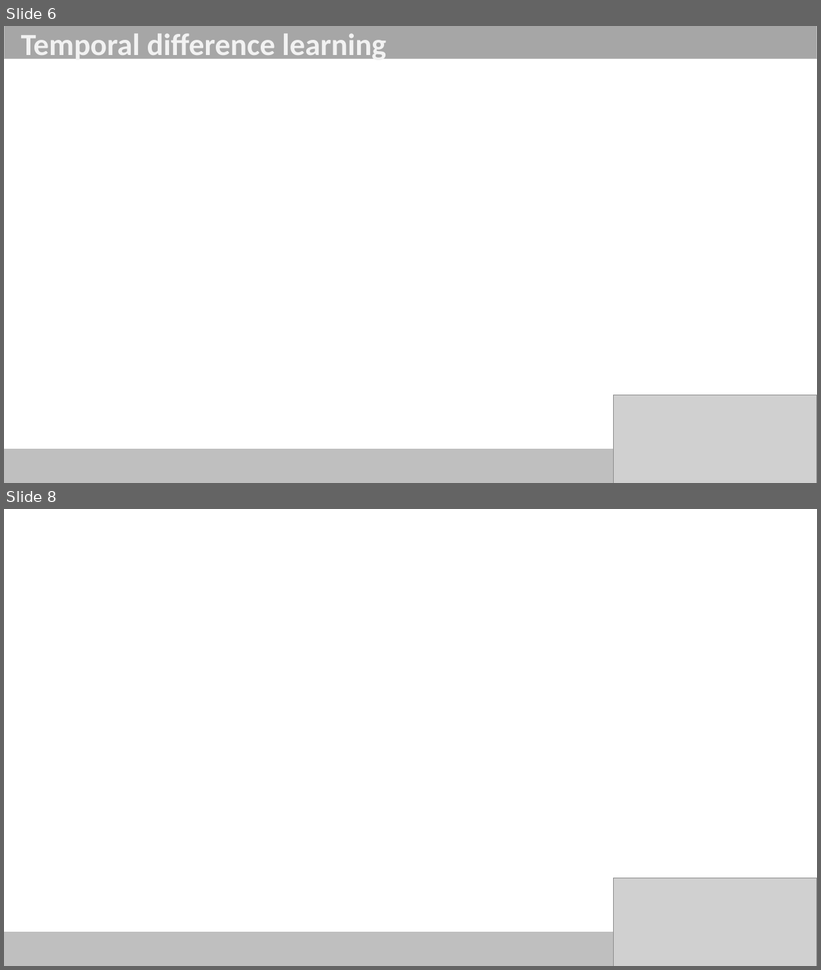
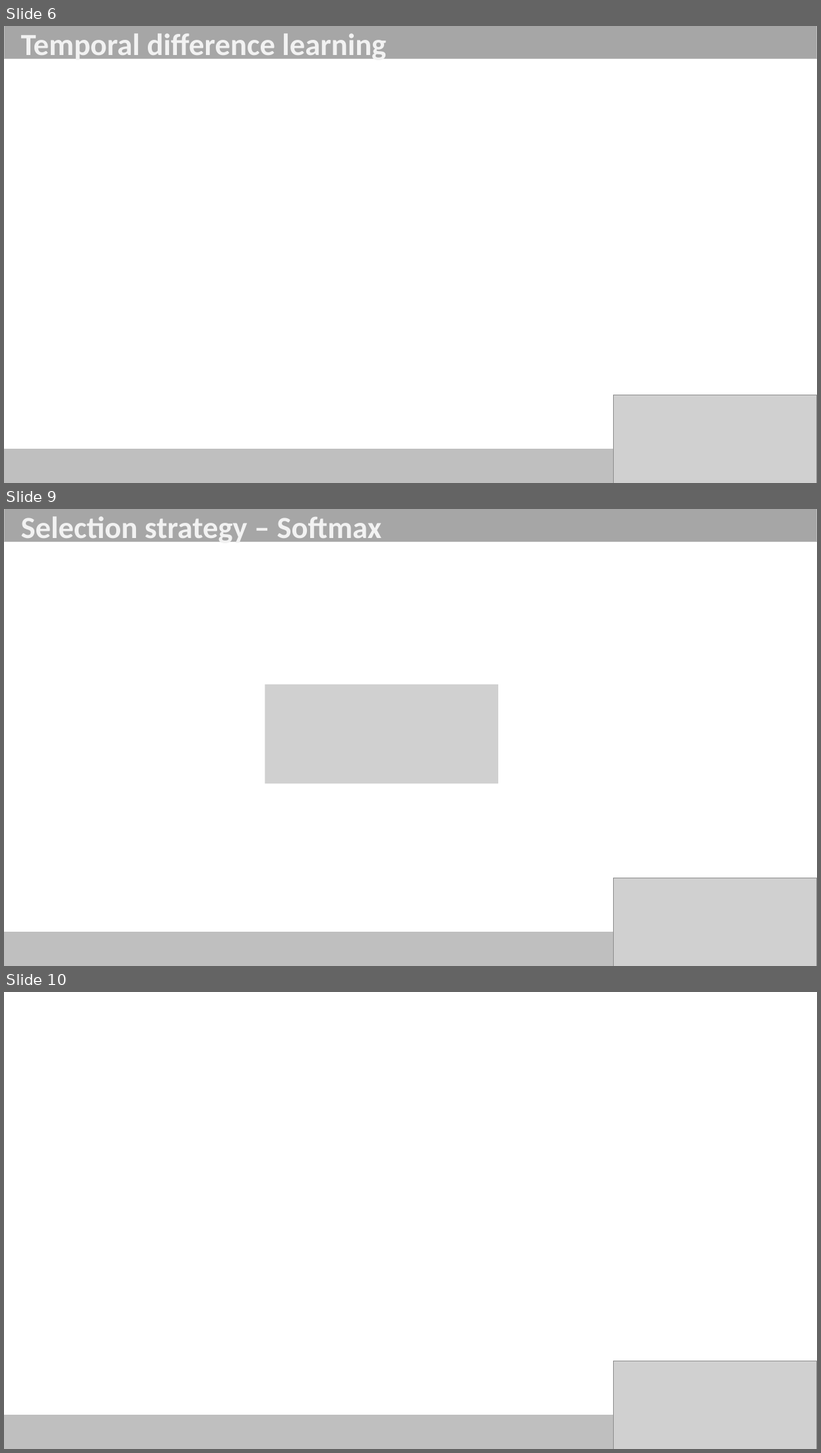
Before and after one commit to ob-algdatii-ss18/leistungsnachweis-firststeptoworlddomination, a slide deck: Reinforcement Learning.pptx. Shown one above the other, each under a label of ours: slides 6 and 8 before the commit, slides 6, 9 and 10 after it; the slides between them are not shown. The pictures are 821x970 and 821x1453 pixels, drawn with LibreOffice and Linux fonts; fonts in the diff are those of the drawing; grey boxes stand for pictures. Boxes give left, top, right and bottom in pixels: in the first picture for what was removed or moved away, otherwise in the second. Text is boxed around its words. In the diff, an @@ line names an element or a change of style, - is before the commit and + after.

```diff
--- a/Reinforcement Learning.pptx
+++ b/Reinforcement Learning.pptx
@@ slide 9 added at bbox=[4, 509, 817, 966], background #FFFFFF @@
@@ rectangle added at bbox=[4, 509, 817, 542], fill #A6A6A6, outline #BFBFBF 1 pt @@
@@ text added at bbox=[21, 516, 382, 546], 36.3 pt, text #F2F2F2, bold @@
+Selection strategy – Softmax
@@ picture added at bbox=[265, 685, 499, 784] @@
@@ picture added at bbox=[613, 879, 817, 966] @@
@@ rectangle added at bbox=[4, 933, 675, 966], fill #BFBFBF, outline #BFBFBF 1 pt @@
@@ what was slide 8 is now slide 10 @@
```
Also in this commit, not shown: 4 slides changed, 1 other slide added.
